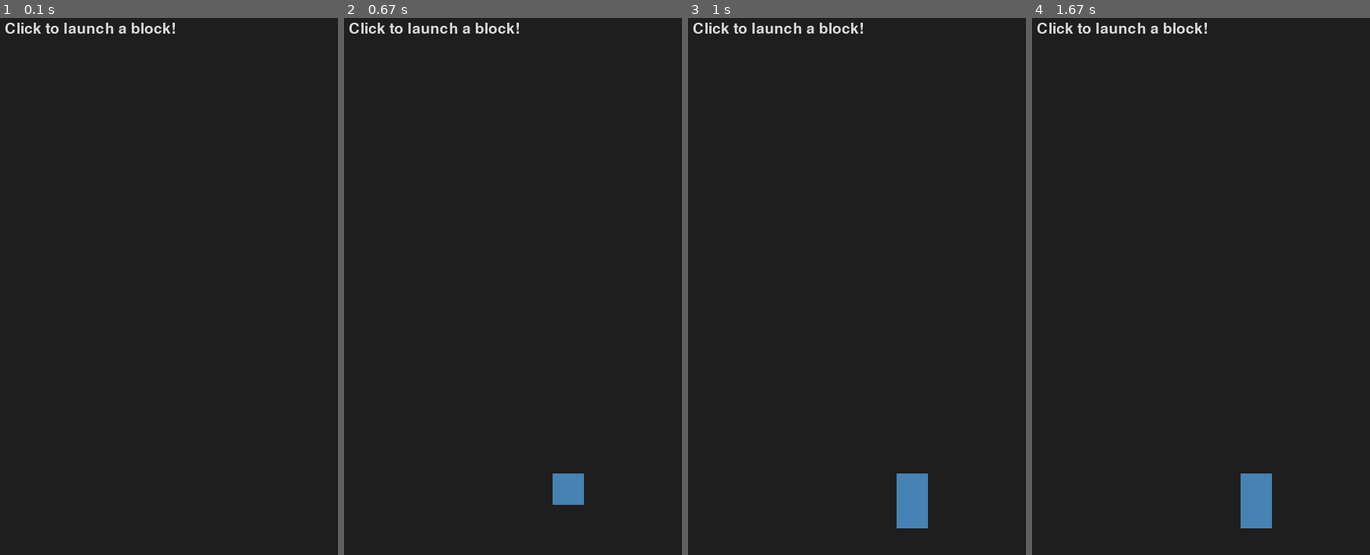
Above: before the commit, frames 1-4 (left to right).
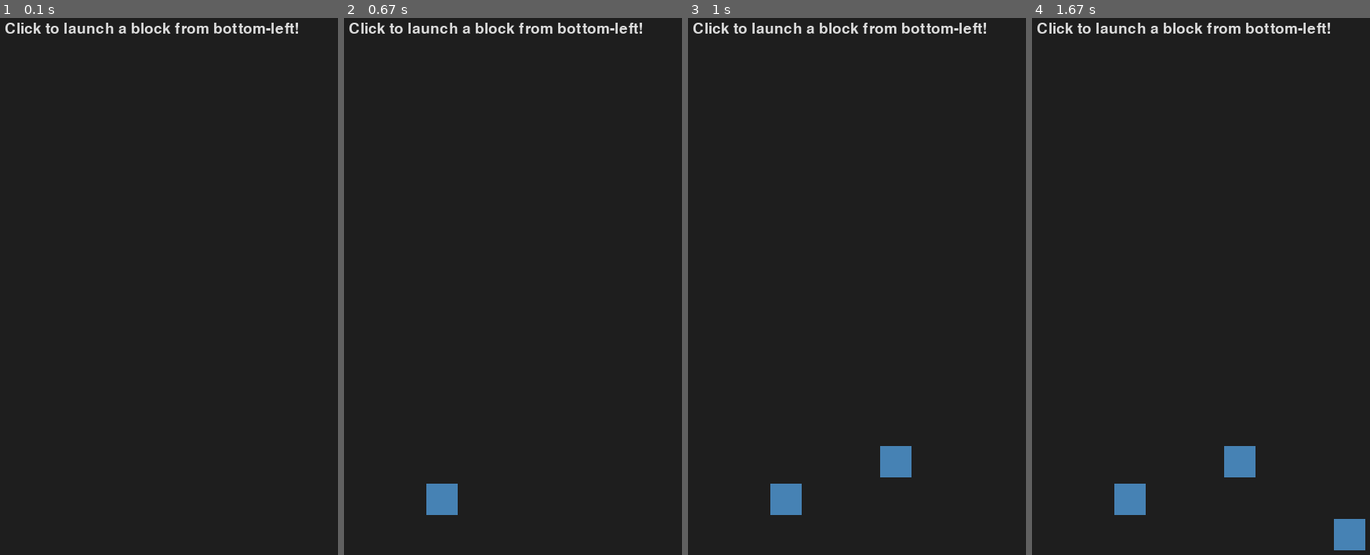
Above: after the commit, the same moments.

Repository: SquareRoot49/New-2048-Game
Game: pygame game, started from Game develop/pygame_block_launcher.py
Same seed, same stepped clock (60 frames per second), same inputs: the game is played once before the commit and once after it.
Inputs (mouse positions are in pixels of both pictures, inside the frame that each line leads up to):
- Up to frame 1 (0.1 s): no input
- Up to frame 2 (0.67 s): click (567, 318) at 0.38 s
- Up to frame 3 (1 s): click (914, 361) at 0.72 s
- Up to frame 4 (1.67 s): click (1109, 227) at 1.05 s; click (outside the picture) at 1.38 s

The runs differ from the first frame. In frame 1, 0.4% of the frame differs, in the area x 51-89%, y 0-3%; in frame 2, 1.4%; in frame 3, 2.3%; in frame 4, 2.9%, in the area x 24-99%, y 0-100%.

Commit message:
Prompt 2: Adjust the movement of blocks

Diff:
--- a/Game develop/pygame_block_launcher.py
+++ b/Game develop/pygame_block_launcher.py
@@ -8,8 +8,9 @@
 BLOCK_SIZE = 40
 BLOCK_COLOR = (70, 130, 180)  # Steel Blue
 BLOCK_IMAGE_PATH = "block.png"  # Place an image named 'block.png' in the same folder if available
-LAUNCH_SPEED = -15  # Negative for upward
-GRAVITY = 0.6
+HORIZONTAL_SPEED = 7  # Constant speed to the right
+VERTICAL_SPEED = -12  # Initial upward speed (negative is up)
+GRAVITY = 0.35  # Gravity acceleration
 FPS = 60
 
 # --- Block Class ---
@@ -17,12 +18,14 @@
     def __init__(self, x, y, image=None):
         self.x = x
         self.y = y
-        self.vy = LAUNCH_SPEED
+        self.vx = HORIZONTAL_SPEED
+        self.vy = VERTICAL_SPEED
         self.image = image
         self.rect = pygame.Rect(self.x, self.y, BLOCK_SIZE, BLOCK_SIZE)
 
     def update(self):
         self.vy += GRAVITY
+        self.x += self.vx
         self.y += self.vy
         self.rect.topleft = (self.x, self.y)
 
@@ -46,6 +49,8 @@
         block_image = pygame.transform.scale(img, (BLOCK_SIZE, BLOCK_SIZE))
 
     blocks = []
+    launch_x = 0
+    launch_y = SCREEN_HEIGHT - BLOCK_SIZE
 
     running = True
     while running:
@@ -53,17 +58,15 @@
             if event.type == pygame.QUIT:
                 running = False
             elif event.type == pygame.MOUSEBUTTONDOWN:
-                # Launch a new block from the bottom center
-                x = SCREEN_WIDTH // 2 - BLOCK_SIZE // 2
-                y = SCREEN_HEIGHT - BLOCK_SIZE
-                blocks.append(Block(x, y, block_image))
+                # Launch a new block from the fixed bottom-left corner
+                blocks.append(Block(launch_x, launch_y, block_image))
 
         # Update blocks
         for block in blocks:
             block.update()
 
-        # Remove blocks that fall off the screen
-        blocks = [b for b in blocks if b.y < SCREEN_HEIGHT]
+        # Remove blocks that move off the screen (right or bottom)
+        blocks = [b for b in blocks if b.x < SCREEN_WIDTH and b.y < SCREEN_HEIGHT]
 
         # Draw everything
         screen.fill((30, 30, 30))  # Dark background
@@ -72,7 +75,7 @@
 
         # Instructions
         font = pygame.font.SysFont(None, 28)
-        text = font.render("Click to launch a block!", True, (220, 220, 220))
+        text = font.render("Click to launch a block from bottom-left!", True, (220, 220, 220))
         screen.blit(text, (20, 20))
 
         pygame.display.flip()
--- a/log.txt
+++ b/log.txt
@@ -13,3 +13,19 @@
 - Each block is launched upward with an initial velocity and affected by gravity
 - Allowed multiple blocks to exist and update simultaneously
 - Used colored rectangles to represent blocks
+
+## Prompt 2 – 2025-07-14
+
+**Prompt:**
+Change the current Pygame block launcher so that each block is fired from the bottom-left corner of the screen with both a horizontal and a vertical velocity. The block should move to the right while also moving upward initially, and then fall down due to gravity, following a parabolic trajectory. Use fixed initial values for horizontal and vertical velocity, and apply gravity to simulate downward acceleration. Allow multiple blocks to exist and update simultaneously.
+
+**Files Modified:**
+- `pygame_block_launcher.py`
+
+**Description of Change:**
+Implemented full 2D projectile motion:
+- Each block is now created at the bottom-left corner of the screen
+- Blocks are given both a horizontal velocity (`vx`) and an initial upward vertical velocity (`vy`)
+- Gravity is applied to the vertical velocity, creating a parabolic motion path
+- Blocks fly upward and forward at first, then curve downwards as gravity increases `vy`
+- Multiple blocks can move independently with their own motion
